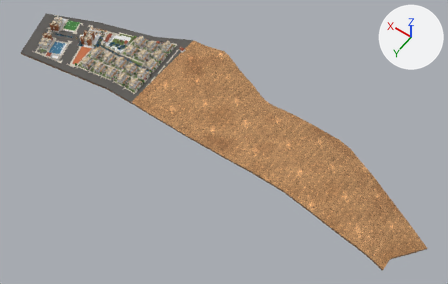
The Blender file mirleft-tranche-ab/Mirleft_Tranche_AB.blend: old version first, new version second.
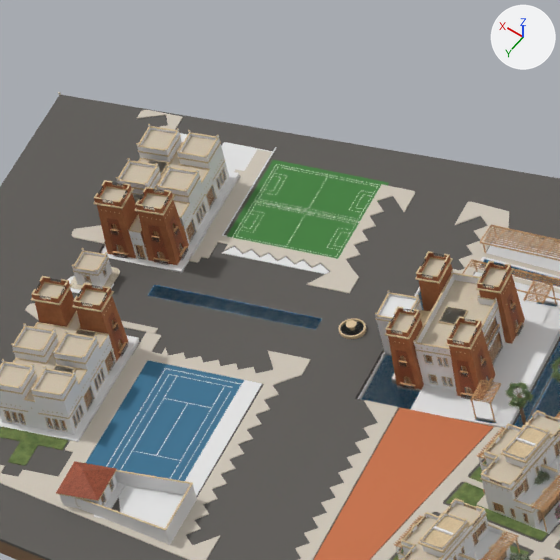
Each version appears first whole from a 50 mm camera at (-536.0, 476.0, 672.0) aimed at (-214.0, 25.0, -36.0), and next in a close-up on the part from 9% to 22% of the width and 1% to 22% of the height. Every picture has the same lights, and +X, +Y and +Z are marked at upper right. The first two pictures are the older version.

The scene before the commit, as lines of its bpy script (objects in view):
```python
ob_court_minifoot_turf = bpy.data.objects.new('COURT_MINIFOOT_turf', me_court_minifoot_turf)
ob_court_minifoot_turf.location = (0.0, 0.0, 0.0)
ob_ground_plaza_pavers = bpy.data.objects.new('GROUND_PLAZA_pavers', me_ground_plaza_pavers)
ob_ground_plaza_pavers.location = (0.0, 0.0, 0.0)
ob_restaurant = bpy.data.objects.new('RESTAURANT', me_src_market)
ob_restaurant.location = (94.2, 60.7, 15.3)
ob_restaurant.rotation_euler = (0.0, 0.0, 8.245)  # degrees (0, 0, 112)
# also in view: 'GROUND_LAWN_lawn' at (12.0, 10.0, 10.0); 'PERGOLAS_PUBLIC_timber' at (39.0, 22.0, 13.0); 'GROUND_DECK_terrace' at (29.0, -11.0, 10.0); 'ADMINISTRATION' at (49.0, 16.0, 16.0); 'DUPLEX_05' at (16.0, 54.0, 17.0)
```
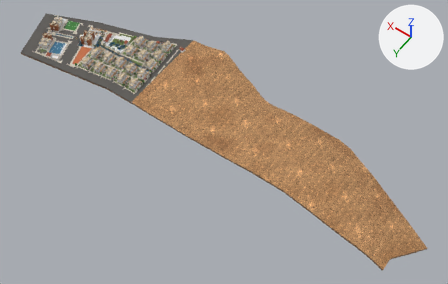
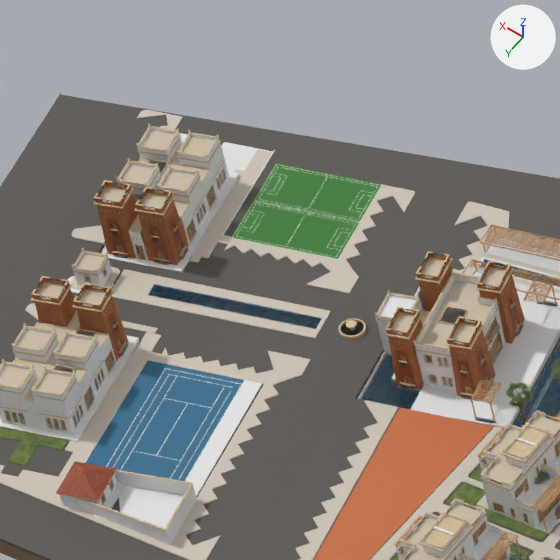
Where the change shows, as pixel boxes (x1, y1, x2, y2) in the close-ups (560 x 560 px):
'COURT_MINIFOOT_turf', rescaled (6% narrower): before (227, 160, 389, 259); after (231, 163, 383, 259)
'GROUND_MEDIAN_kerb_paving', added: after (111, 269, 331, 338)
'GROUND_PLAZA_pavers', reshaped: before (68, 133, 329, 500); after (68, 133, 275, 500)
part 1 of me_ground_plaza_pavers, deleted: before (222, 247, 329, 274)

Edits to the bpy script that builds the scene:
```text
Change me_ground_plaza_pavers:
    used by ob_ground_plaza_pavers; location = (0.0, 0.0, 0.0)
    remove me_ground_plaza_pavers.from_pydata(...)  # 1639 vertices, 466 faces; spans x -3.4..124.7, y -19.8..77.5, z 7.9..15.5
    add me_ground_plaza_pavers.from_pydata(...)  # 1547 vertices, 440 faces; spans x -3.4..124.7, y -19.8..77.5, z 7.9..15.5
    me_ground_plaza_pavers part 1: 26 loose pieces with 92 vertices, spanning x 80.3..97.1, y 14.7..22.8, z 12.3..14.0, are deleted
    other edits to the shape of me_ground_plaza_pavers do not show in these pictures
Change me_court_minifoot_turf:
    used by ob_court_minifoot_turf; location = (0.0, 0.0, 0.0)
    remove me_court_minifoot_turf.from_pydata(...)  # 22 vertices, 6 faces; spans x 80.0..107.1, y -7.1..20.4, z 11.7..13.9
    add me_court_minifoot_turf.from_pydata(...)  # 22 vertices, 6 faces; spans x 80.9..106.2, y -6.2..19.5, z 11.7..13.9
    me_court_minifoot_turf part 2: the whole mesh is scaled about its middle by (0.932, 0.934, 0.949)
Add me_ground_median_kerb_paving:
    me_ground_median_kerb_paving.from_pydata(...)  # 56 vertices, 16 faces; spans x 70.8..106.4, y 22.0..41.9, z 12.3..15.1
    me_ground_median_kerb_paving.materials.append(mat_kerb_concrete)
Add ob_ground_median_kerb_paving:
    ob_ground_median_kerb_paving = bpy.data.objects.new('GROUND_MEDIAN_kerb_paving', me_ground_median_kerb_paving)
    ob_ground_median_kerb_paving.location = (0.0, 0.0, 0.0)
```
